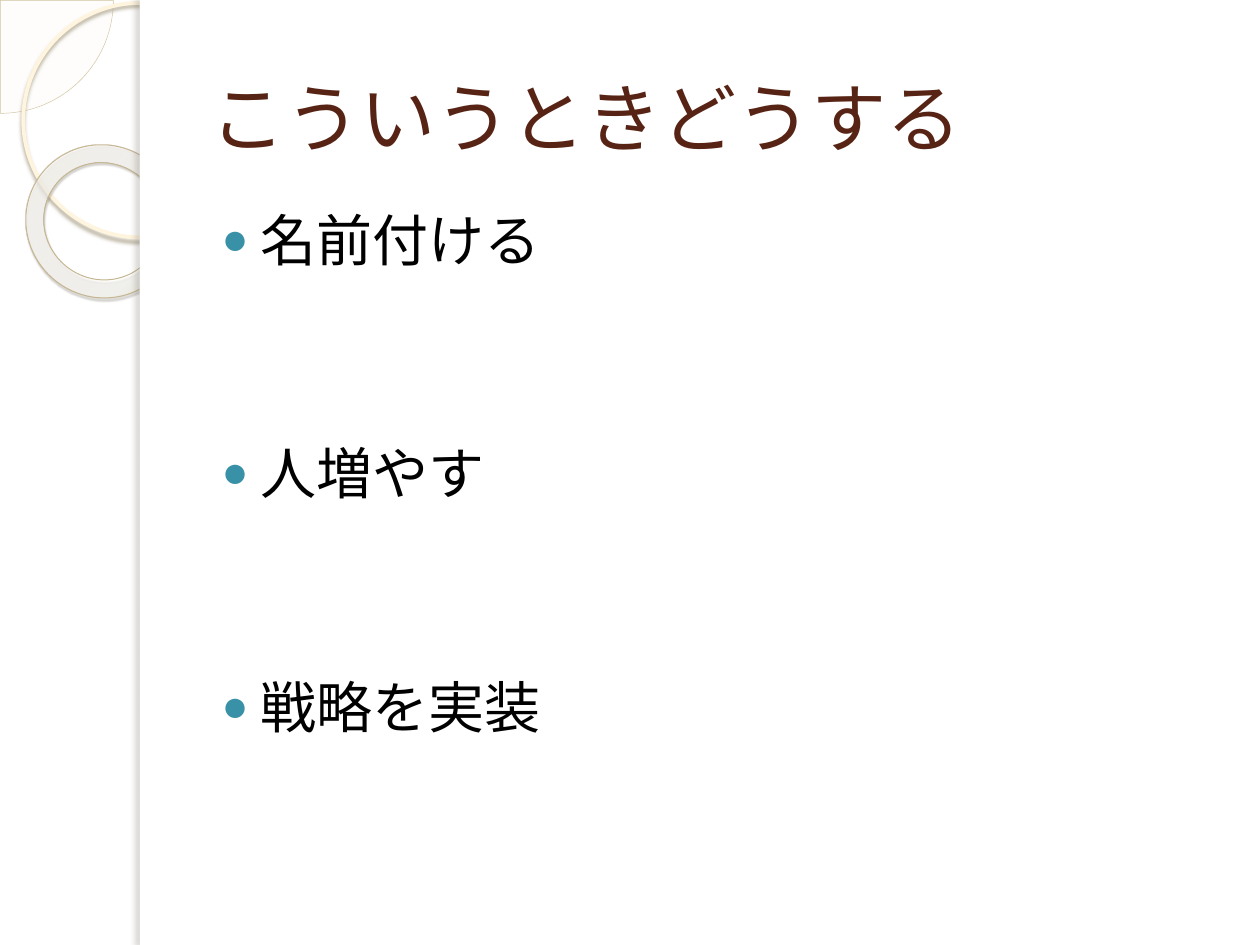
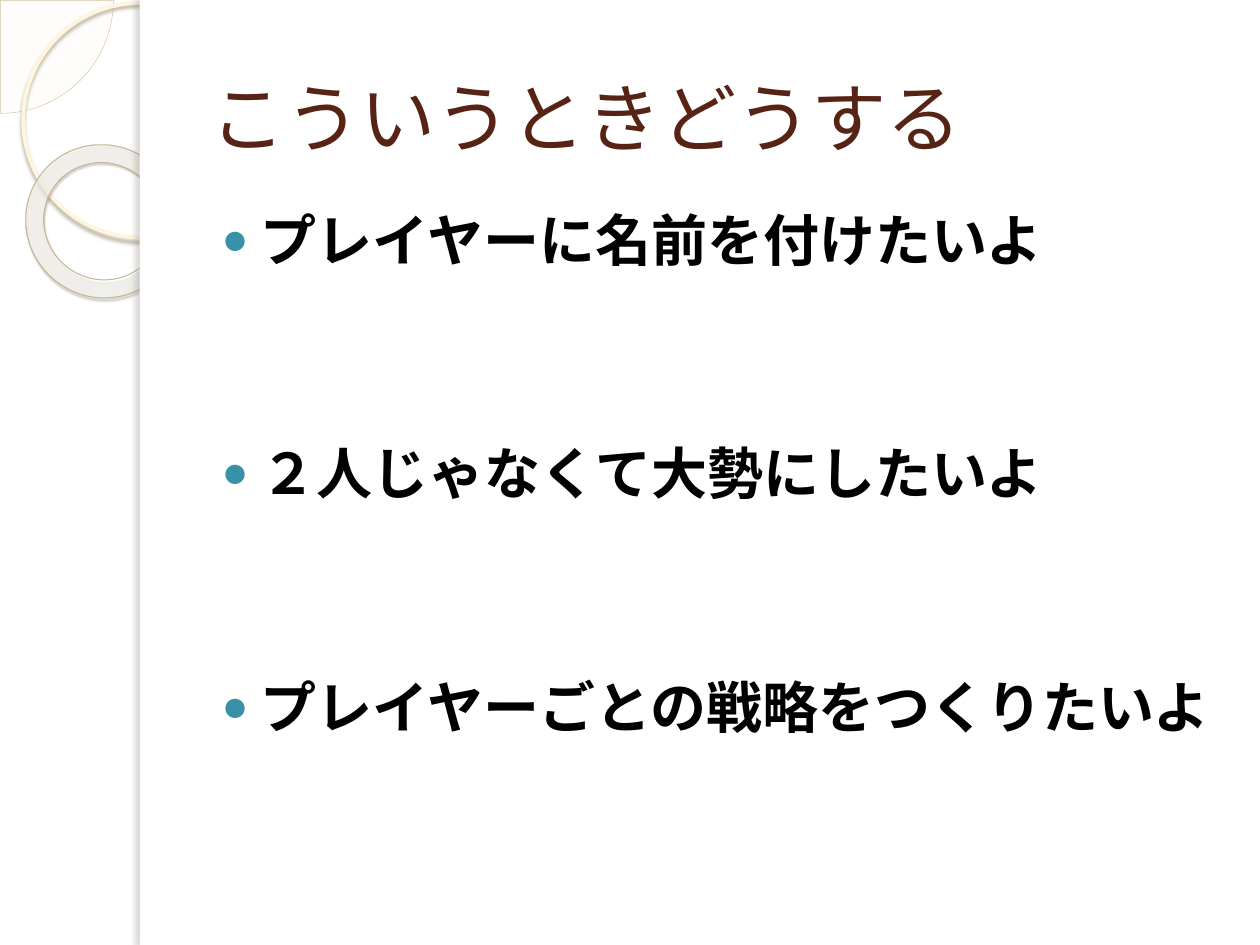
Before and after one commit to yuridonus/FEstudy, a slide deck: slide 11 of objectStudy.pptx (slide 12 before the commit). Drawn at 1260x945 pixels with LibreOffice and Linux fonts; fonts in the diff are those of the drawing; background and template pictures are left out. Boxes give left, top, right and bottom in pixels: in the first picture for what was removed or moved away, otherwise in the second. Text is boxed around its words. In the diff, an @@ line names an element or a change of style, - is before the commit and + after.

```diff
--- a/objectStudy.pptx
+++ b/objectStudy.pptx
@@ text at (261,213,1210,733): text changed; bold on @@
-● 名前付ける
-● 人増やす
-● 戦略を実装
+● プレイヤーに名前を付けたいよ
+● ２人じゃなくて大勢にしたいよ
+● プレイヤーごとの戦略をつくりたいよ
```
Also in this commit, not shown: 7 other slides changed, 10 slides added, 6 slides removed.
